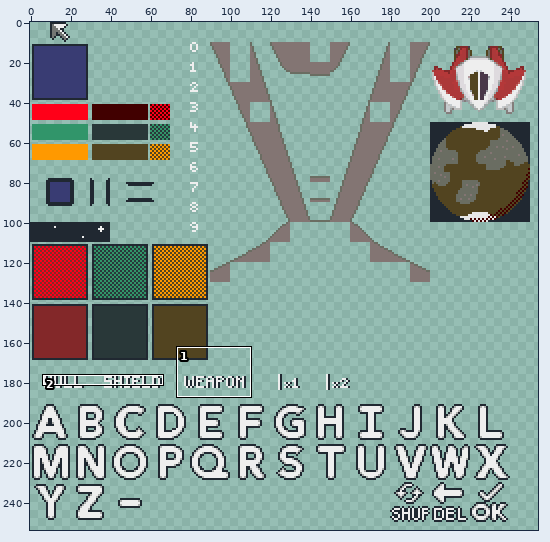
File history of a sprite sheet, cartridge/resources/1_10x10.png. Above: a wide view before the commit, with the close-up outlined.
Close-up. The starting point:
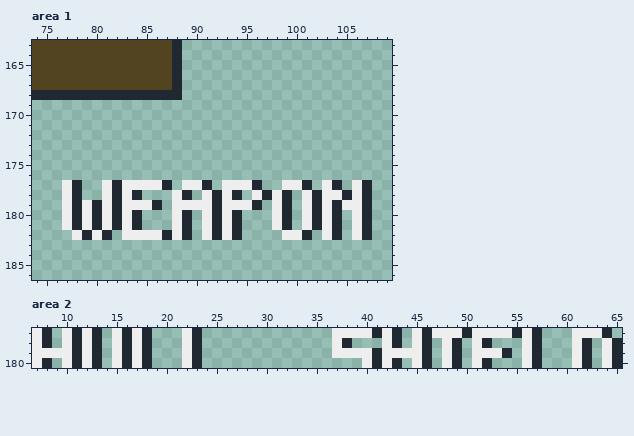
The file is 256x256 pixels. Shown: area 1: x 74..109, y 163..186; area 2: x 7..65, y 177..180. The wide view leaves out empty margins.
And afterwards:
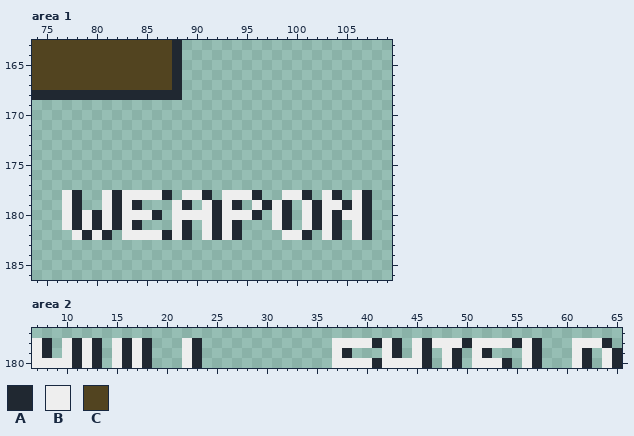
Palette (. is transparent): A #202831  B #eeeeee  C #524420
From the commit log: smaller bars legend
The edit:
Area 1:
There is now colour A in row 178 at x 87; in row 179 at x 97; in row 180 at x 86 and 96.
The edit turns colour B into colour A in row 178 at x 91, 96, 101 and 104; in row 179 at x 84, 89, 94 and 105.
There is now colour B in row 178 at x 85 to 86, 90, 95 and 100; in row 180 at x 85, 90, 95 and 105.
The edit turns colour A into colour B in row 178 at x 84, 89, 94 and 99; in row 179 at x 96 and 104; in row 180 at x 84, 89 and 94.
The author cleared colour A in row 177 at x 78, 82, 87, 91, 96, 101, 104 and 107; in row 178 at x 92, 97, 102 and 105; in row 179 at x 80 and 86.
The author cleared colour B in row 177 at x 77, 81, 83 to 86, 89 to 90, 93 to 95, 99 to 100, 103 and 106; in row 178 at x 88 and 98; in row 179 at x 79, 85, 90 and 95.
Area 2:
There is now colour A in row 178 at x 41, 50 and 55; in row 180 at x 54.
The edit turns colour B into colour A in row 178 at x 64; in row 179 at x 8, 38, 43 and 52.
There is now colour B in row 178 at x 39 to 40, 47, 53 to 54 and 63; in row 180 at x 9, 37 to 39, 44 and 53.
The edit turns colour A into colour B in row 178 at x 38, 49, 52 and 62; in row 180 at x 8, 43 and 52.
The author cleared colour A in row 177 at x 8, 11, 13, 16, 18, 23, 41, 43, 46, 50, 55, 57 and 64; in row 178 at x 65; in row 179 at x 41 and 54.
The author cleared colour B in row 177 at x 7, 10, 12, 15, 17, 22, 37 to 40, 42, 45, 47 to 49, 51 to 54, 56 and 61 to 63; in row 179 at x 9, 39 to 40, 44 and 53.
